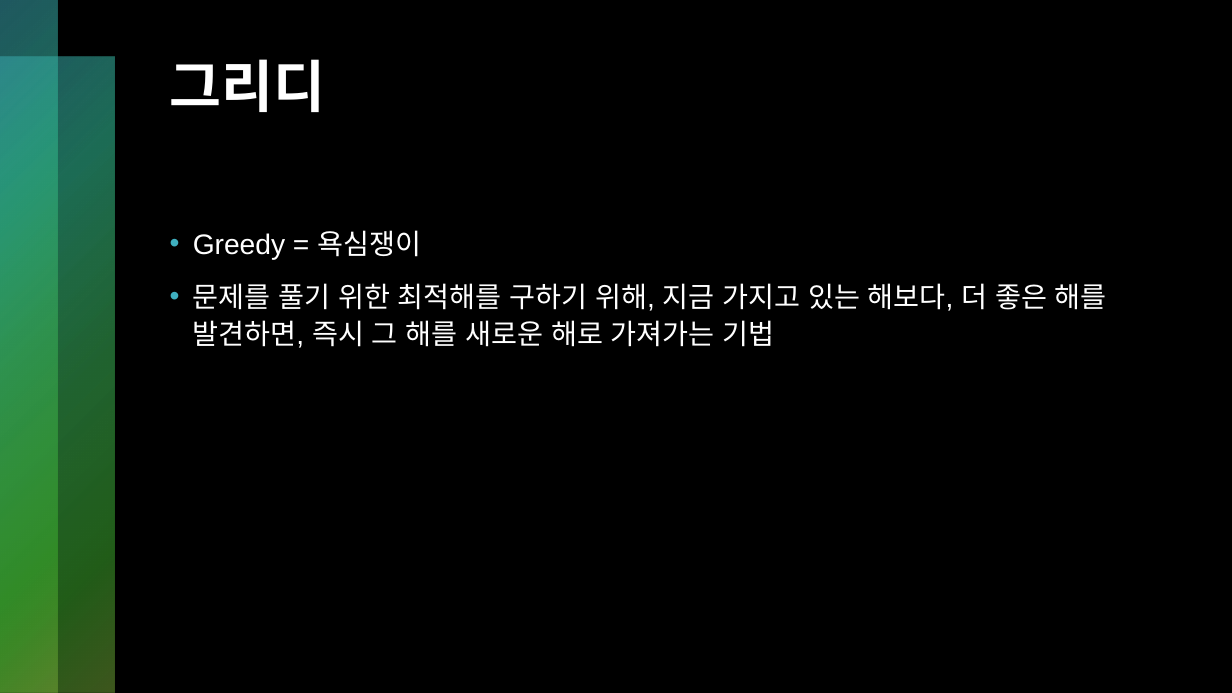
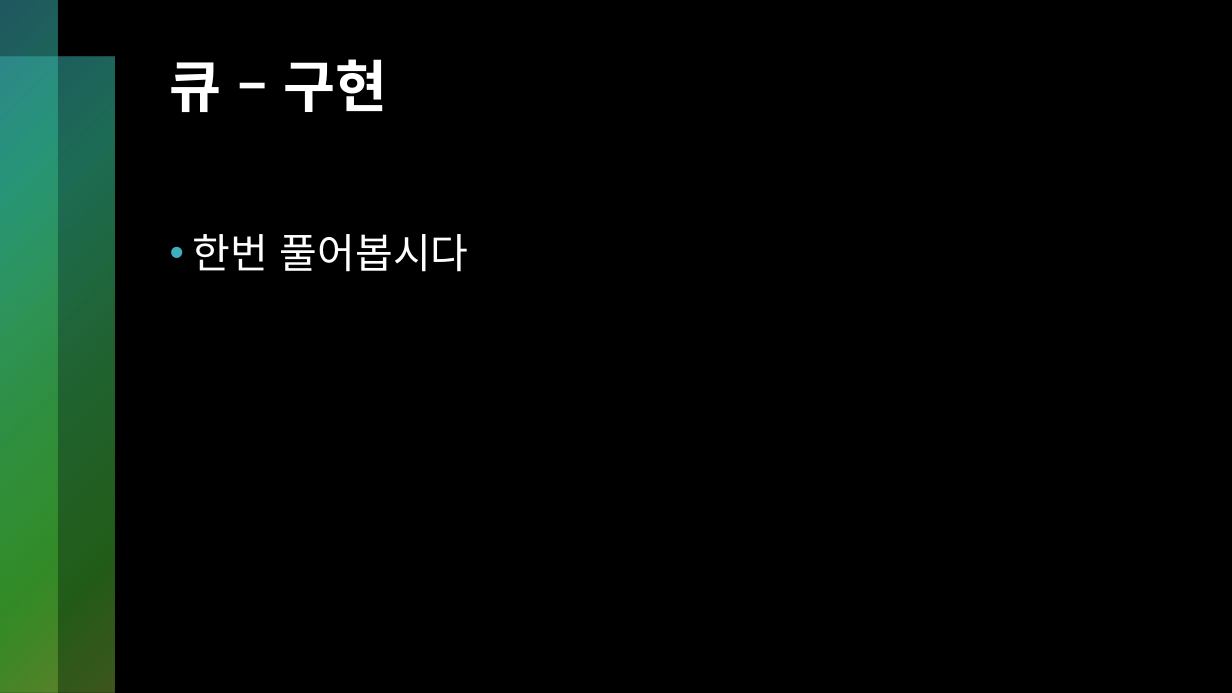
Before and after one commit to kckc0608/hiarc-2024-1-basic-study, a slide deck: slide 33 of [2024-1 기초 스터디] 8. 스택, 큐, 덱.pptx (slide 9 before the commit). Drawn at 1232x693 pixels with LibreOffice and Linux fonts; fonts in the diff are those of the drawing. Boxes give left, top, right and bottom in pixels: in the first picture for what was removed or moved away, otherwise in the second. Text is boxed around its words. In the diff, an @@ line names an element or a change of style, - is before the commit and + after.

```diff
--- a/[2024-1 기초 스터디] 8. 스택, 큐, 덱.pptx
+++ b/[2024-1 기초 스터디] 8. 스택, 큐, 덱.pptx
@@ title at (170,59,388,112): text changed @@
-그리디
+큐 – 구현
@@ text at (193,234,469,272): text changed; size 22 to 32 pt @@
-• Greedy = 욕심쟁이
-• 문제를 풀기 위한 최적해를 구하기 위해, 지금 가지고 있는 해보다, 더 좋은 해를 발견하면, 즉시 그 해를 새로운 해로 가져가는 기법
+• 한번 풀어봅시다
```
Also in this commit, not shown: 4 other slides changed, 39 slides added, 7 slides removed, 12 other files.
